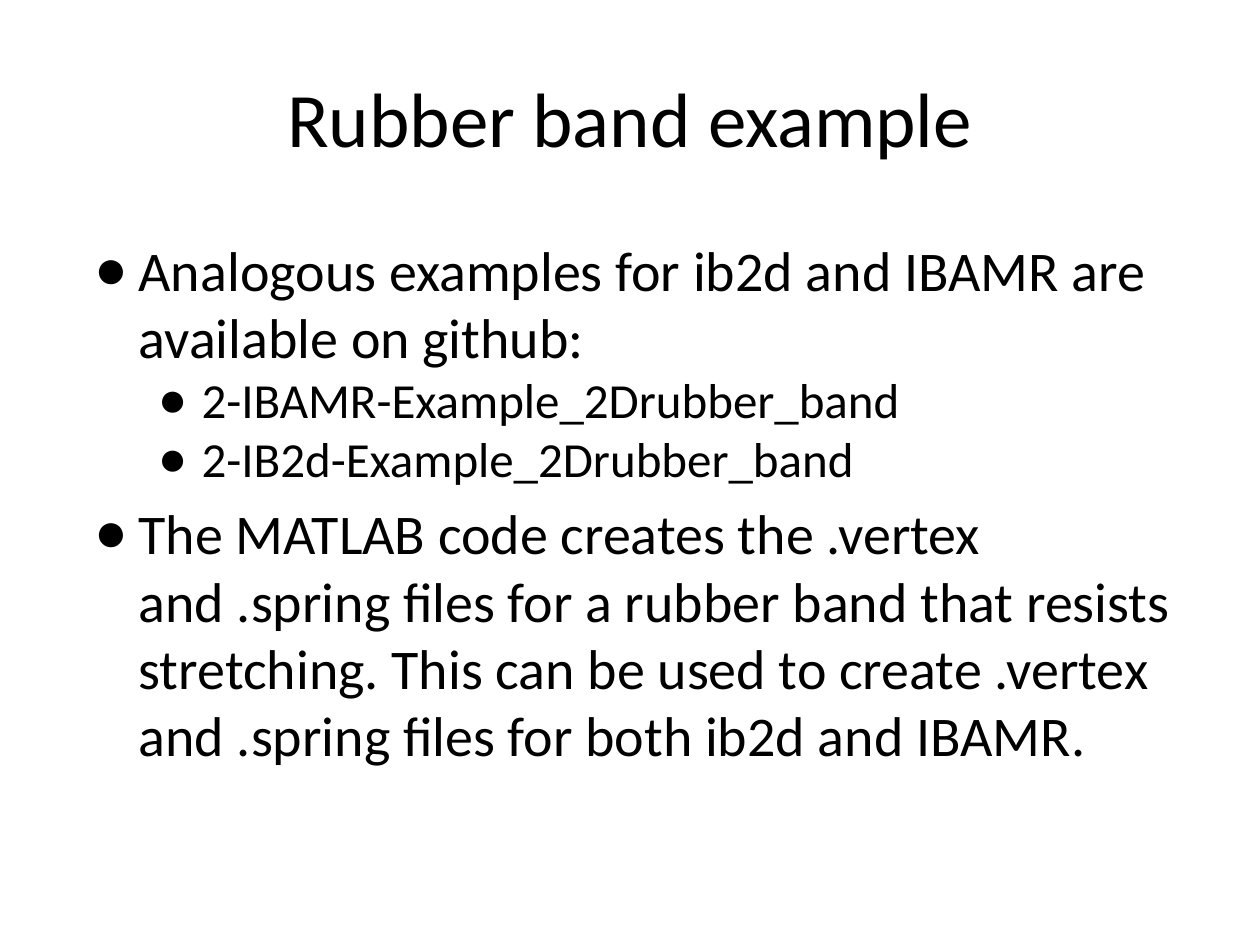
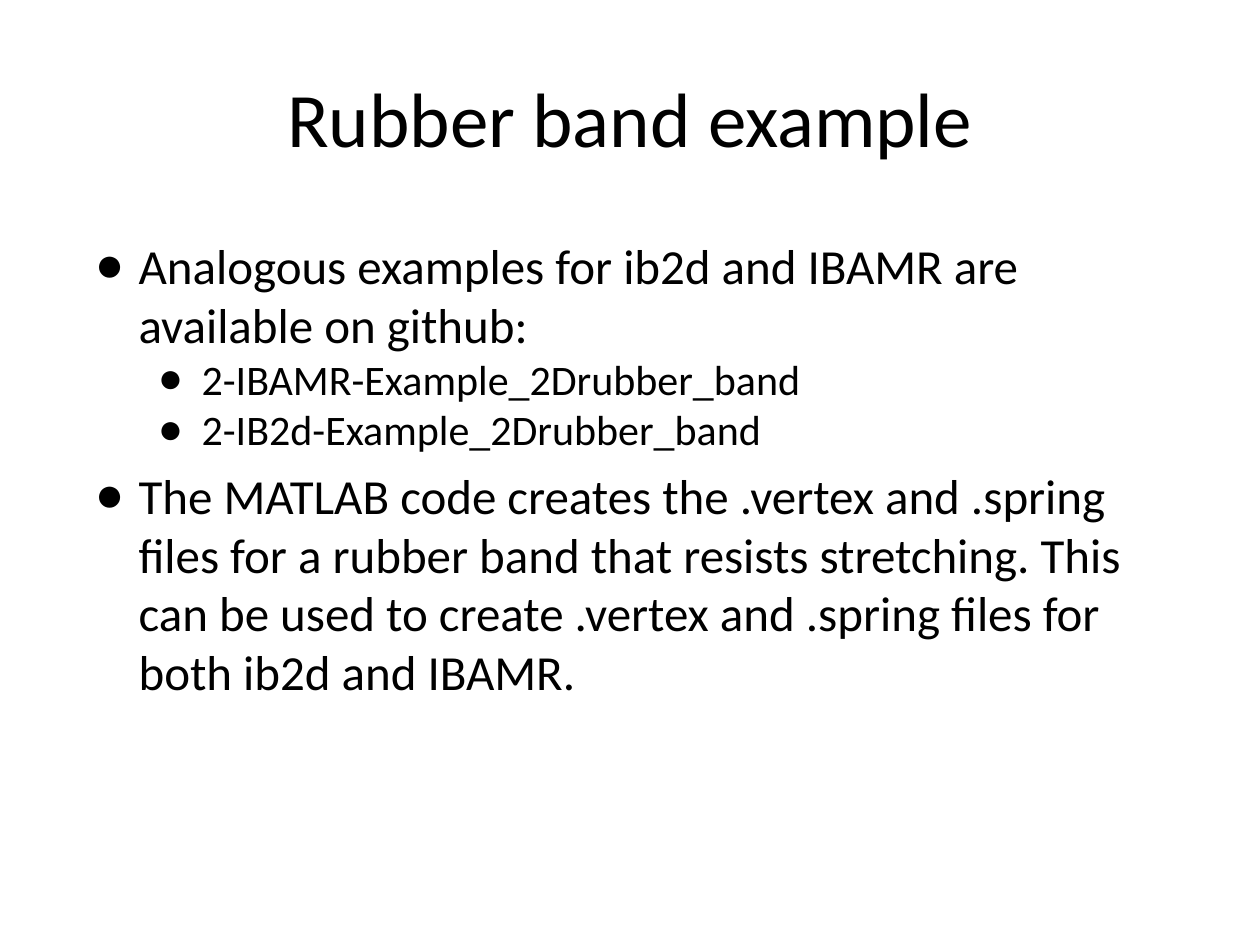
Before and after one commit to fairyflies9/IBAMR-Tutorials, a slide deck: slide 22 of UA Tutorials/Lecture2-InputFiles-Ib2d-IBAMR.pptx (slide 18 before the commit). Drawn at 1260x945 pixels with LibreOffice and Linux fonts; fonts in the diff are those of the drawing. Boxes give left, top, right and bottom in pixels: in the first picture for what was removed or moved away, otherwise in the second. Text is boxed around its words. In the diff, an @@ line names an element or a change of style, - is before the commit and + after.

Commit message:
update to UA tutorial 2
added codes to read .vertex and .spring files, added slides

```diff
--- a/UA Tutorials/Lecture2-InputFiles-Ib2d-IBAMR.pptx
+++ b/UA Tutorials/Lecture2-InputFiles-Ib2d-IBAMR.pptx
@@ text "Analogous examples for ib2d and ..." at (139, 250, 1121, 691): size 32 to 28 pt in "Analogous examples for ib2d and IBAMR are ...", "The MATLAB code creates the .vertex and ..."; size 28 to 24 pt in "2-IBAMR-Example_2Drubber_band", "2-IB2d-Example_2Drubber_band" @@
```
Also in this commit, not shown: 5 other slides changed, 9 slides added, 4 other files.
